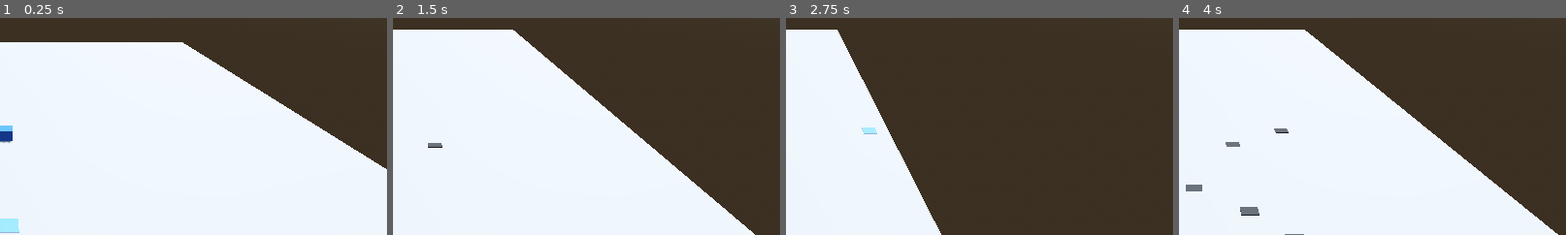
Above: before the commit, frames 1-4 (left to right).
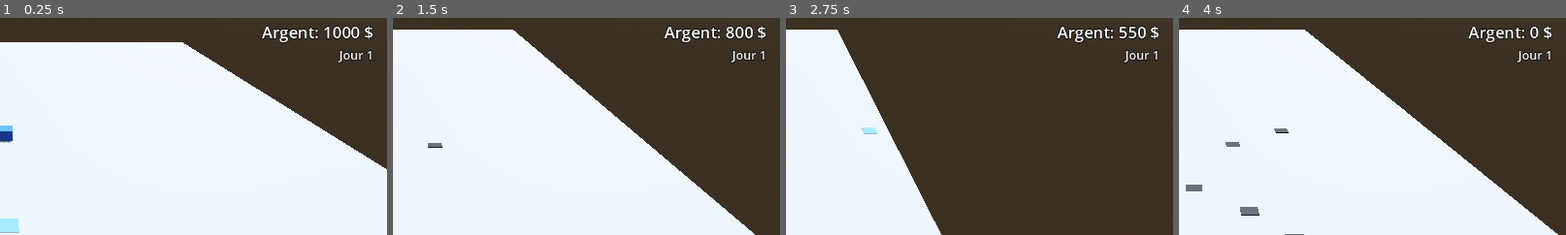
Above: after the commit, the same moments.

Repository: SirPrincy/TrayB
Game: Godot game, scene res://main.tscn
The game is run twice, just before and just after one commit, with the same random seed, the same clock (stepped at 60 frames per second) and the same inputs.
Inputs (mouse positions are % of the whole screen's width and height, from its top left):
- Up to frame 1 (0.25 s): no input
- Up to frame 2 (1.5 s): tap Enter (ui_accept) at 0.5, 0.77 s; move the mouse to (72, 45) at 0.52 s; hold D 0.53-1.25 s; hold Z 0.53-1.25 s; click (72, 45) at 0.67 s; drag from (30, 55) to (45, 70) at 1.27 s
- Up to frame 3 (2.75 s): tap Enter (ui_accept) at 2 s; move the mouse to (60, 28) at 2.02 s; hold D from 2.03 s (still down); tap 1 at 2.1 s; click (60, 28) at 2.17 s
- Up to frame 4 (4 s): release D at 2.75 s; drag from (45, 70) to (20, 35) at 2.77 s; move the mouse to (80, 65) at 3.52 s; hold A from 3.53 s (still down); tap 3 at 3.6 s; click (80, 65) at 3.67 s; tap Enter (ui_accept) at 3.77 s
The pictures show only the part of the screen within x 50-100%, y 2-52%; the shares and areas given below are measured in that part.

The runs differ from the first frame. In frame 1, 1.1% of the frame differs, in the area x 67-97%, y 3-21%; in frame 2, 1.1%; in frame 3, 1.1%; in frame 4, 0.9%.

Commit message:
Implémentation de l'EconomyManager et du Tick System (Milestone 4)
- Création d'un système de tick quotidien (5s par jour).
- Gestion centralisée de la maintenance des véhicules et des revenus.
- Interface utilisateur réactive affichant l'argent et la date.
- Corrections pour GDScript 2 (setters) et prévention du drift temporel.
- Code entièrement commenté en français.

Co-authored-by: SirPrincy <267638137+SirPrincy@users.noreply.github.com>

Diff:
--- /dev/null
+++ b/UI.tscn
@@ -0,0 +1,45 @@
+[gd_scene load_steps=2 format=3 uid="uid://bv6n8m5e7n1x7"]
+
+[ext_resource type="Script" path="res://scripts/UIManager.gd" id="1_uiman"]
+
+[node name="UI" type="CanvasLayer"]
+
+[node name="Control" type="Control" parent="."]
+layout_mode = 3
+anchors_preset = 15
+anchor_right = 1.0
+anchor_bottom = 1.0
+grow_horizontal = 2
+grow_vertical = 2
+mouse_filter = 2
+script = ExtResource("1_uiman")
+
+[node name="MarginContainer" type="MarginContainer" parent="Control"]
+layout_mode = 1
+anchors_preset = 1
+anchor_left = 1.0
+anchor_right = 1.0
+offset_left = -200.0
+offset_bottom = 100.0
+grow_horizontal = 0
+theme_override_constants/margin_top = 20
+theme_override_constants/margin_right = 20
+
+[node name="VBoxContainer" type="VBoxContainer" parent="Control/MarginContainer"]
+layout_mode = 2
+
+[node name="MoneyLabel" type="Label" parent="Control/MarginContainer/VBoxContainer"]
+layout_mode = 2
+theme_override_colors/font_outline_color = Color(0, 0, 0, 1)
+theme_override_constants/outline_size = 4
+theme_override_font_sizes/font_size = 24
+text = "Argent: 1000 $"
+horizontal_alignment = 2
+
+[node name="DateLabel" type="Label" parent="Control/MarginContainer/VBoxContainer"]
+layout_mode = 2
+theme_override_colors/font_outline_color = Color(0, 0, 0, 1)
+theme_override_constants/outline_size = 4
+theme_override_font_sizes/font_size = 18
+text = "Jour 1"
+horizontal_alignment = 2
--- a/main.tscn
+++ b/main.tscn
@@ -3,6 +3,7 @@
 [ext_resource type="Script" path="res://scripts/RTSCamera.gd" id="1_rts"]
 [ext_resource type="Script" path="res://scripts/GridCursor.gd" id="2_grid"]
 [ext_resource type="PackedScene" uid="uid://c7d6r3v8j1k2a" path="res://Depot.tscn" id="3_depot"]
+[ext_resource type="PackedScene" uid="uid://bv6n8m5e7n1x7" path="res://UI.tscn" id="4_ui"]
 
 [sub_resource type="ProceduralSkyMaterial" id="ProceduralSkyMaterial_1"]
 sky_top_color = Color(0.384314, 0.454902, 0.54902, 1)
@@ -53,3 +54,5 @@
 
 [node name="Depot" parent="." instance=ExtResource("3_depot")]
 transform = Transform3D(1, 0, 0, 0, 1, 0, 0, 0, 1, 1, 0, 1)
+
+[node name="UI" parent="." instance=ExtResource("4_ui")]
--- a/scripts/EconomyManager.gd
+++ b/scripts/EconomyManager.gd
@@ -2,26 +2,78 @@
 
 # EconomyManager.gd
 # Gère l'économie du jeu : solde, revenus et dépenses.
+# Gère également le Tick System pour les revenus/coûts quotidiens.
 
 signal balance_changed(new_balance: int)
+signal game_tick()
+signal day_changed(day: int)
 
 @export var balance: int = 1000:
 	set(value):
 		balance = value
 		balance_changed.emit(balance)
-		print("Nouveau solde : ", balance)
+		# print("Nouveau solde : ", balance)
+
+@export var day_duration: float = 5.0 # Durée d'un jour en secondes (vitesse x1)
+var current_day: int = 1
+var time_accumulator: float = 0.0
+var pending_revenue: int = 0
 
 func _ready() -> void:
 	print("EconomyManager prêt. Solde initial : ", balance)
 
-# Ajoute de l'argent au solde
+func _process(delta: float) -> void:
+	# Accumulation du temps (Engine.time_scale est déjà pris en compte dans delta)
+	time_accumulator += delta
+
+	# Utilisation d'une boucle while pour éviter le drift si plusieurs jours passent
+	while time_accumulator >= day_duration:
+		_process_day_tick()
+
+# Traitement du passage d'une journée
+func _process_day_tick() -> void:
+	time_accumulator -= day_duration
+
+	# Calcul de la maintenance des véhicules
+	var total_maintenance = 0
+	var tree = get_tree()
+	if tree:
+		var vehicles = tree.get_nodes_in_group("vehicles")
+		for vehicle in vehicles:
+			if "maintenance_cost" in vehicle:
+				total_maintenance += vehicle.maintenance_cost
+
+	# Mise à jour du solde : revenus accumulés moins maintenance
+	# Utilisation de self.balance pour déclencher le setter et le signal balance_changed
+	var net_change = pending_revenue - total_maintenance
+	self.balance += net_change
+
+	# Réinitialisation des revenus pour le jour suivant
+	pending_revenue = 0
+
+	# Passage au jour suivant
+	current_day += 1
+
+	# Émission des signaux
+	game_tick.emit()
+	day_changed.emit(current_day)
+
+	print("Jour ", current_day, " terminé. Maintenance: ", total_maintenance, " Net: ", net_change)
+
+# Ajoute des revenus qui seront perçus au prochain tick
+func add_pending_revenue(amount: int) -> void:
+	pending_revenue += amount
+
+# Ajoute de l'argent au solde immédiatement
 func add_money(amount: int) -> void:
-	balance += amount
+	# Utilisation de self.balance pour déclencher le setter
+	self.balance += amount
 
 # Dépense de l'argent si le solde est suffisant
 func spend_money(amount: int) -> bool:
 	if balance >= amount:
-		balance -= amount
+		# Utilisation de self.balance pour déclencher le setter
+		self.balance -= amount
 		return true
 	else:
 		print("Fonds insuffisants !")
--- /dev/null
+++ b/scripts/UIManager.gd
@@ -0,0 +1,28 @@
+extends Control
+
+# UIManager.gd
+# Gère l'affichage des informations économiques et temporelles à l'écran.
+
+@onready var money_label: Label = $MarginContainer/VBoxContainer/MoneyLabel
+@onready var date_label: Label = $MarginContainer/VBoxContainer/DateLabel
+
+func _ready() -> void:
+	# Connexion aux signaux de l'EconomyManager pour mettre à jour l'UI
+	EconomyManager.balance_changed.connect(_on_balance_changed)
+	EconomyManager.day_changed.connect(_on_day_changed)
+
+	# Initialisation de l'affichage avec les valeurs actuelles
+	_update_money_display(EconomyManager.balance)
+	_update_date_display(EconomyManager.current_day)
+
+func _on_balance_changed(new_balance: int) -> void:
+	_update_money_display(new_balance)
+
+func _on_day_changed(new_day: int) -> void:
+	_update_date_display(new_day)
+
+func _update_money_display(amount: int) -> void:
+	money_label.text = "Argent: " + str(amount) + " $"
+
+func _update_date_display(day: int) -> void:
+	date_label.text = "Jour " + str(day)
--- a/scripts/Vehicle.gd
+++ b/scripts/Vehicle.gd
@@ -2,9 +2,11 @@
 
 # Vehicle.gd
 # Gère le déplacement fluide du véhicule sur la grille via le chemin A*.
+# Intègre maintenant le système économique (maintenance et revenus).
 
 @export var speed: float = 5.0
 @export var reward: int = 100
+@export var maintenance_cost: int = 10 # Coût de maintenance quotidien
 
 var path: Array[Vector3] = []
 var target_index: int = 0
@@ -15,6 +17,9 @@
 	position.y = 0.5
 	MapManager.road_removed.connect(_on_road_removed_globally)
 
+	# Ajout au groupe pour le calcul de la maintenance par EconomyManager
+	add_to_group("vehicles")
+
 func _on_road_removed_globally(_grid_pos: Vector2i):
 	check_path_validity()
 
@@ -23,9 +28,7 @@
 		return
 
 	# Intégration du speed_factor du TimeManager
-	# Note: Engine.time_scale gère déjà delta si on utilise delta normalement,
-	# mais il est bon de vérifier si on veut un comportement spécifique.
-	# Ici, delta est déjà affecté par Engine.time_scale.
+	# Note: Engine.time_scale gère déjà delta si on utilise delta normalement.
 
 	var target_pos = path[target_index]
 	target_pos.y = position.y # Garder la même hauteur
@@ -62,9 +65,10 @@
 # Appelé quand le véhicule atteint sa destination
 func _on_arrival():
 	is_moving = false
-	EconomyManager.add_money(reward)
-	print("Véhicule arrivé ! Gain : ", reward)
-	# On peut supprimer le véhicule ou le renvoyer au dépôt
+	# Le gain est maintenant différé jusqu'au prochain tick quotidien
+	EconomyManager.add_pending_revenue(reward)
+	print("Véhicule arrivé ! Gain différé : ", reward)
+	# On supprime le véhicule (il ne coûte plus de maintenance)
 	queue_free()
 
 # Vérifie si le chemin est toujours valide (utilisé par MapManager si une route est supprimée)
